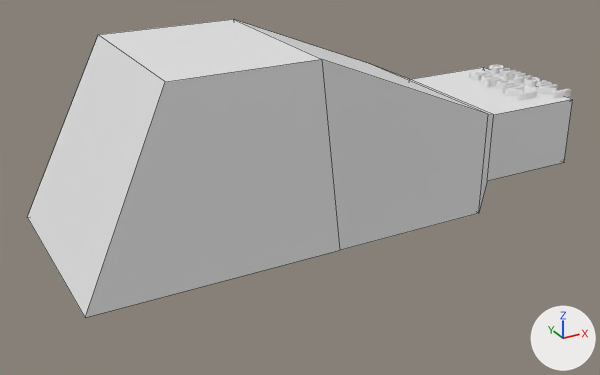
Before and after pictures for a commit that changed the FBX model src/Assets/Art/Meshes/machine_mining/machine_mining.fbx.
One viewpoint serves both versions: a 50 mm lens placed at (-26.87, -12.74, 9.46), pointed at (-16.68, 5.78, 0.2). Arrows for +X, +Y and +Z are at lower right; the lights stay in place. Mesh edges are drawn as thin lines on the coarser meshes. Where no turn or scale is listed for an object, it has been applied to the vertices. Vertices at the same position are counted once.

The first picture shows 'Cube.002', 'Text.006'.
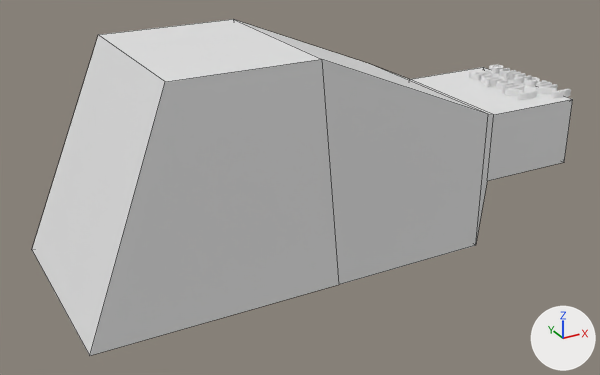
Pixel boxes [x1, y1, x2, y2] of what changed, in the pictures (600 x 375 px; the box of a moved part takes in the faces that stretch with it):
'Cube.002', reshaped (13% taller)
    before: [27, 19, 573, 317]
    after: [32, 19, 573, 356]
part 1 of me_cube_004, moved or reshaped
    before: [27, 35, 486, 317]
    after: [32, 35, 487, 356]

Diff of the bpy script that builds the scene:
```diff
--- a/src/Assets/Art/Meshes/machine_mining/machine_mining.fbx.py
+++ b/src/Assets/Art/Meshes/machine_mining/machine_mining.fbx.py
@@ me_cube_004 @@
 me_cube_004.from_pydata(...)  # 28 vertices, 26 faces; spans x -13.5..1.5, y -2.9..2.9, z -0.4..4.4
 # used by ob_cube_002; location = (-10.0, 6.0, 0.0)
 # before: 8 (-2.5, 2.9, -0.4), 9 (-2.5, -2.9, -0.4) at pixel (478, 213), 12 (-13.5, 2.9, -0.4) at pixel (27, 217), 13 (-13.5, -2.9, -0.4) at pixel (85, 317), 26 (-7.0, -2.9, -0.4) at pixel (339, 250)
 # before: 27 (-7.0, 2.9, -0.4)
+# me_cube_004 part 1
+for i in [8, 9, 12, 13, 26, 27]: me_cube_004.vertices[i].co += Vector((0.0, 0.0, -1.0))
```
